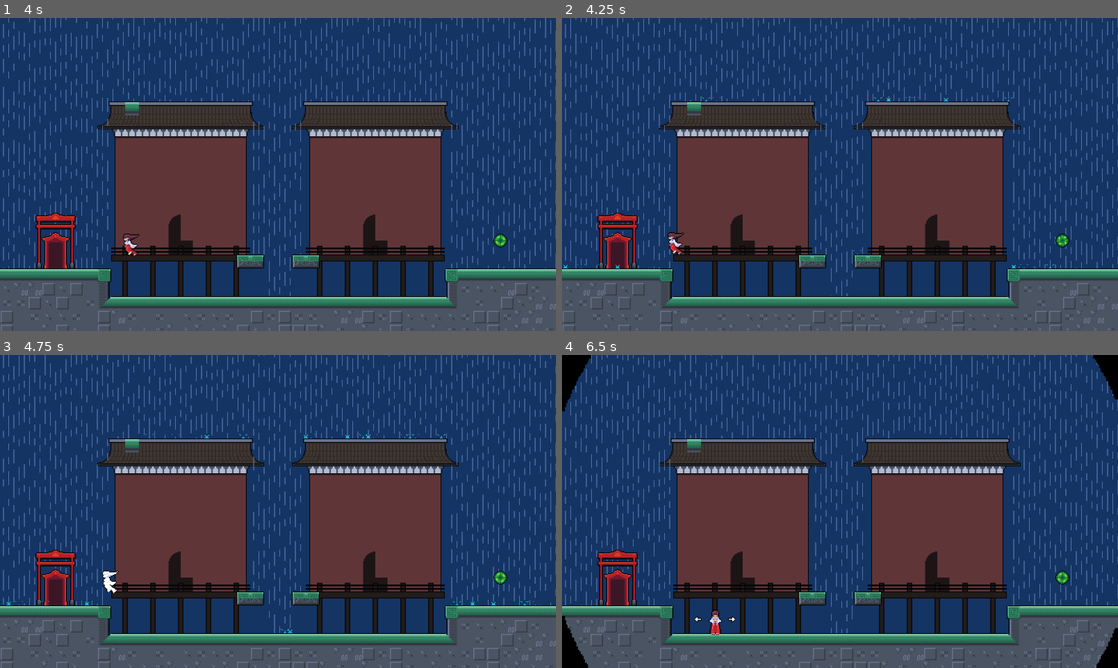
Above: before the commit, frames 1-4 (two rows, left to right).
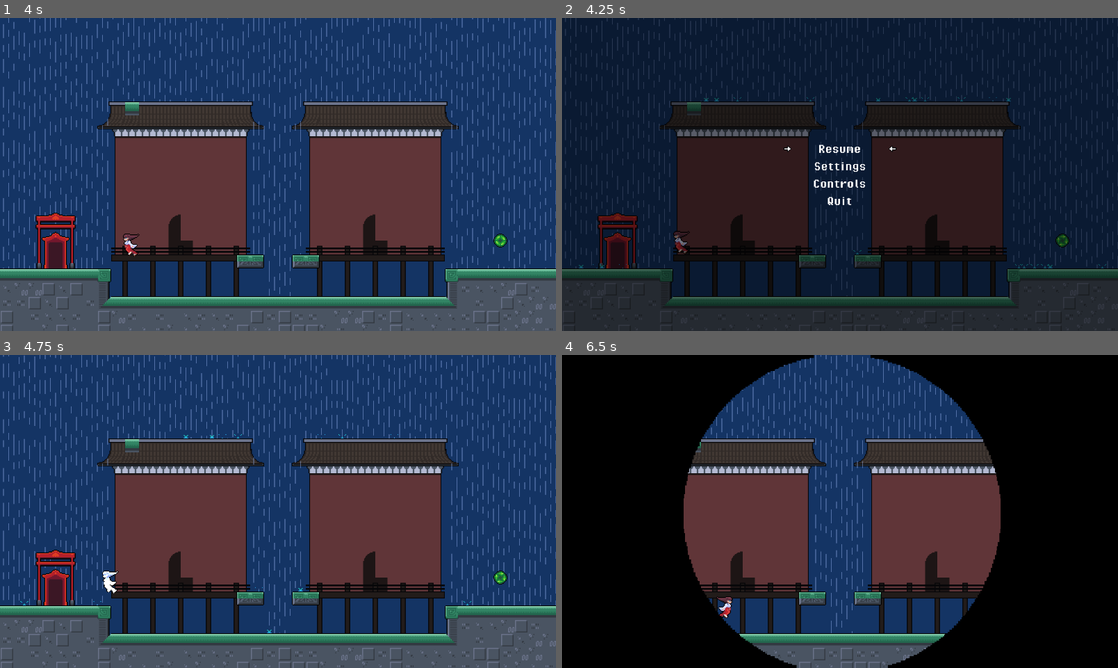
Above: after the commit, the same moments.

Repository: cassidyjames/amaya-maiden-of-the-storm
Game: Godot game, scene res://scenes/ident.tscn
Two runs of this game, one before a commit and one after it. Both use one fixed random seed, a clock stepped at 60 frames per second and the inputs below.
Inputs:
- Up to frame 1 (4 s): tap Enter at 0.5 s; hold Right (run_right) 0.53-1.28 s; hold C (change_wind) 0.53-1.28 s; tap X (jump) at 0.77, 0.8, 1.07, 1.35, 1.52, 1.82, 2.3, 3.02, 3.32 s; tap R (restart_level, bound only after the commit) at 1.25, 2, 3.5 s; hold Down (down) 1.28-2.03 s; tap C (change_wind) at 1.55, 2.85 s; hold Right (run_right) 2.03-2.78 s; hold C (change_wind) 2.03-2.78 s; hold Up (up) 2.78-3.53 s; hold Left (run_left) from 3.53 s (still down); hold X (jump) from 3.53 s (still down)
- Up to frame 2 (4.25 s): keep holding Left (run_left); keep holding X (jump); tap Escape (pause, bound only after the commit) at 4.15 s
- Up to frame 3 (4.75 s): keep holding Left (run_left); release X (jump) at 4.28 s; tap C (change_wind) at 4.35 s; tap X (jump) at 4.52 s
- Up to frame 4 (6.5 s): tap X (jump) at 4.82, 5.3, 5.85, 6.02, 6.32 s; tap F12 (rebind_all, bound only after the commit) at 4.9 s; release Left (run_left) at 5.03 s; hold Down (down) 5.03-5.78 s; hold C (change_wind) 5.03-5.78 s; tap R (restart_level, bound only after the commit) at 5.65 s; hold Right (run_right) from 5.78 s (still down); tap C (change_wind) at 6.05 s

Frame 1 is identical in both runs. In frame 2, 94% of the frame differs, in the area x 0-100%, y 0-100%; in frame 3, 5.3%; in frame 4, 54%.

Commit message:
Add pause screen

Diff:
--- /dev/null
+++ b/game/default_bus_layout.tres
@@ -0,0 +1,27 @@
+[gd_resource type="AudioBusLayout" format=3 uid="uid://sowvgp6ohkus"]
+
+[resource]
+bus/1/name = &"SFX"
+bus/1/solo = false
+bus/1/mute = false
+bus/1/bypass_fx = false
+bus/1/volume_db = 0.0
+bus/1/send = &"Master"
+bus/2/name = &"BGM"
+bus/2/solo = false
+bus/2/mute = false
+bus/2/bypass_fx = false
+bus/2/volume_db = 0.0
+bus/2/send = &"Master"
+bus/3/name = &"AMB"
+bus/3/solo = false
+bus/3/mute = false
+bus/3/bypass_fx = false
+bus/3/volume_db = 0.0
+bus/3/send = &"Master"
+bus/4/name = &"UI"
+bus/4/solo = false
+bus/4/mute = false
+bus/4/bypass_fx = false
+bus/4/volume_db = 0.0
+bus/4/send = &"Master"
--- /dev/null
+++ b/game/objects/ui/key_mapping.gd
@@ -0,0 +1,13 @@
+extends Control
+
+@onready var label_action : Label = $Label_Action
+@onready var label_key : Label = $Label_Key
+
+var action : String
+
+func set_action(action : String, name : String) -> void:
+	label_action.text = name
+	self.action = action
+
+func set_key(key : String) -> void:
+	label_key.text = key
--- /dev/null
+++ b/game/objects/ui/key_mapping.tscn
@@ -0,0 +1,39 @@
+[gd_scene load_steps=4 format=3 uid="uid://c5brbcp12iav8"]
+
+[ext_resource type="FontFile" uid="uid://dh6jcd5ewh62v" path="res://fonts/PixelOperator-Bold.ttf" id="1_1pp38"]
+[ext_resource type="Script" path="res://objects/ui/key_mapping.gd" id="1_jkbpm"]
+[ext_resource type="FontFile" uid="uid://bxolryalqsocr" path="res://fonts/PixelOperator.ttf" id="2_at1mc"]
+
+[node name="KeyMapping" type="Control"]
+custom_minimum_size = Vector2(200, 20)
+layout_mode = 3
+anchors_preset = 15
+anchor_right = 1.0
+anchor_bottom = 1.0
+offset_right = -1080.0
+offset_bottom = -700.0
+grow_horizontal = 2
+grow_vertical = 2
+script = ExtResource("1_jkbpm")
+
+[node name="Label_Action" type="Label" parent="."]
+texture_filter = 1
+custom_minimum_size = Vector2(120, 20)
+layout_mode = 0
+offset_right = 120.0
+offset_bottom = 19.0
+theme_override_fonts/font = ExtResource("1_1pp38")
+theme_override_font_sizes/font_size = 16
+text = "Move Left"
+
+[node name="Label_Key" type="Label" parent="."]
+texture_filter = 1
+custom_minimum_size = Vector2(80, 20)
+layout_mode = 0
+offset_left = 120.0
+offset_right = 200.0
+offset_bottom = 20.0
+theme_override_fonts/font = ExtResource("2_at1mc")
+theme_override_font_sizes/font_size = 16
+text = "Backspace"
+horizontal_alignment = 2
--- /dev/null
+++ b/game/objects/ui/keybinding_screen.gd
@@ -0,0 +1,68 @@
+extends Control
+
+const _KeyMapping : PackedScene = preload("res://objects/ui/key_mapping.tscn")
+
+@onready var vbox_actions : VBoxContainer = $VBox_Actions
+@onready var label_prompt : Label = $Label_Prompt
+@onready var arrow : TextureRect = $Arrow
+
+enum State {INACTIVE, ACTIVE, BINDING}
+
+var current_state : int = State.ACTIVE
+var rebinding_action : String
+var cursor_index : int = 0
+var rebind_hold : float = 0.0
+var rebind_done : bool = false
+
+signal closed
+
+func _input(event : InputEvent) -> void:
+	match current_state:
+		State.ACTIVE:
+			if event.is_action_pressed("jump"):
+				rebinding_action = vbox_actions.get_child(cursor_index).action
+				label_prompt.text = "Press a button for " + Settings.ACTION_NAMES[rebinding_action] + "..."
+				vbox_actions.get_child(cursor_index).set_key("...")
+				current_state = State.BINDING
+			elif event.is_action_pressed("up"):
+				cursor_index = wrapi(cursor_index - 1, 0, vbox_actions.get_child_count())
+				arrow.position.y = 100 + (20 * cursor_index)
+			elif event.is_action_pressed("down"):
+				cursor_index = wrapi(cursor_index + 1, 0, vbox_actions.get_child_count())
+				arrow.position.y = 100 + (20 * cursor_index)
+			elif event.is_action_pressed("change_wind"):
+				current_state = State.INACTIVE
+				emit_signal("closed")
+				get_viewport().set_input_as_handled()
+
+		State.BINDING:
+			if event is InputEventKey and event.is_pressed():
+				Settings.apply_keybinding(rebinding_action, event.physical_keycode)
+				Settings.save_config()
+				var key_name : String = OS.get_keycode_string(Settings.mappings[rebinding_action])
+				vbox_actions.get_child(cursor_index).set_key(key_name)
+				label_prompt.text = "Hold F12 to reset all bindings."
+				current_state = State.ACTIVE
+
+func _process(delta : float) -> void:
+	if Input.is_action_pressed("rebind_all") and current_state == State.ACTIVE:
+		rebind_hold += delta
+	else:
+		rebind_hold = 0.0
+		rebind_done = false
+	if rebind_hold >= 1.0 and !rebind_done:
+		Settings.reset_key_bindings()
+		for child in vbox_actions.get_children():
+			var key_name : String = OS.get_keycode_string(Settings.mappings[child.action])
+			child.set_key(key_name)
+		label_prompt.text = "All bindings reset to default."
+		rebind_done = true
+
+func _ready() -> void:
+	for action in Settings.ACTIONS:
+		var mapping : Control = _KeyMapping.instantiate()
+		vbox_actions.add_child(mapping)
+		var action_name : String = Settings.ACTION_NAMES[action]
+		var key_name : String = OS.get_keycode_string(Settings.mappings[action])
+		mapping.set_action(action, action_name)
+		mapping.set_key(key_name)
--- /dev/null
+++ b/game/objects/ui/keybinding_screen.tscn
@@ -0,0 +1,59 @@
+[gd_scene load_steps=4 format=3 uid="uid://b8cew3hyur8ef"]
+
+[ext_resource type="Script" path="res://objects/ui/keybinding_screen.gd" id="1_0e2jm"]
+[ext_resource type="FontFile" uid="uid://bxolryalqsocr" path="res://fonts/PixelOperator.ttf" id="1_h5gkn"]
+[ext_resource type="Texture2D" uid="uid://c558hu4ho21oe" path="res://sprites/arrow.png" id="3_rhxln"]
+
+[node name="KeybindingScreen" type="Control"]
+custom_minimum_size = Vector2(640, 360)
+layout_mode = 3
+anchors_preset = 15
+anchor_right = 1.0
+anchor_bottom = 1.0
+offset_right = -640.0
+offset_bottom = -360.0
+grow_horizontal = 2
+grow_vertical = 2
+script = ExtResource("1_0e2jm")
+
+[node name="VBox_Actions" type="VBoxContainer" parent="."]
+custom_minimum_size = Vector2(200, 160)
+layout_mode = 1
+anchors_preset = 8
+anchor_left = 0.5
+anchor_top = 0.5
+anchor_right = 0.5
+anchor_bottom = 0.5
+offset_left = -100.0
+offset_top = -80.0
+offset_right = 100.0
+offset_bottom = 80.0
+grow_horizontal = 2
+grow_vertical = 2
+theme_override_constants/separation = 0
+
+[node name="Label_Prompt" type="Label" parent="."]
+texture_filter = 1
+layout_mode = 1
+anchors_preset = 12
+anchor_top = 1.0
+anchor_right = 1.0
+anchor_bottom = 1.0
+offset_top = -19.0
+grow_horizontal = 2
+grow_vertical = 0
+theme_override_fonts/font = ExtResource("1_h5gkn")
+theme_override_font_sizes/font_size = 16
+text = "Hold F12 to reset all bindings."
+horizontal_alignment = 1
+
+[node name="Arrow" type="TextureRect" parent="."]
+texture_filter = 1
+custom_minimum_size = Vector2(20, 20)
+layout_mode = 0
+offset_left = 190.0
+offset_top = 100.0
+offset_right = 210.0
+offset_bottom = 120.0
+texture = ExtResource("3_rhxln")
+stretch_mode = 3
--- /dev/null
+++ b/game/objects/ui/pause_screen.gd
@@ -0,0 +1,56 @@
+extends Control
+
+const _SettingsScreen : PackedScene = preload("res://objects/ui/settings_screen.tscn")
+const _ControlsScreen : PackedScene = preload("res://objects/ui/keybinding_screen.tscn")
+
+@onready var vbox_buttons : VBoxContainer = $VBox_Buttons
+@onready var cursor : Control = $Cursor
+
+enum State {ACTIVE, SUBMENU}
+
+var subscreen : Control
+var cursor_index : int = 0
+var current_state : int = State.ACTIVE
+
+func move_cursor(change : int) -> void:
+	cursor_index = wrapi(cursor_index + change, 0, vbox_buttons.get_child_count())
+	cursor.position.y = 142 + (cursor_index * 20)
+
+func goto_submenu(scene : PackedScene) -> void:
+	subscreen = scene.instantiate()
+	add_child(subscreen)
+	subscreen.closed.connect(_on_subscreen_closed)
+	subscreen.position = Vector2(0, 0)
+	vbox_buttons.hide()
+	cursor.hide()
+	current_state = State.SUBMENU
+
+func _on_subscreen_closed() -> void:
+	subscreen.queue_free()
+	subscreen = null
+	vbox_buttons.show()
+	cursor.show()
+	current_state = State.ACTIVE
+
+func _input(event : InputEvent) -> void:
+	if current_state != State.ACTIVE:
+		return
+	if event.is_action_pressed("up"):
+		move_cursor(-1)
+	elif event.is_action_pressed("down"):
+		move_cursor(1)
+	elif event.is_action_pressed("change_wind"):
+		get_viewport().set_input_as_handled()
+		get_tree().paused = false
+		queue_free()
+	elif event.is_action_pressed("jump"):
+		match cursor_index:
+			0:
+				get_tree().paused = false
+				queue_free()
+			1:
+				goto_submenu(_SettingsScreen)
+			2:
+				goto_submenu(_ControlsScreen)
+			3:
+				get_tree().quit()
--- /dev/null
+++ b/game/objects/ui/pause_screen.tscn
@@ -0,0 +1,105 @@
+[gd_scene load_steps=4 format=3 uid="uid://dwg3ia150ocqb"]
+
+[ext_resource type="FontFile" uid="uid://dh6jcd5ewh62v" path="res://fonts/PixelOperator-Bold.ttf" id="1_jchgq"]
+[ext_resource type="Script" path="res://objects/ui/pause_screen.gd" id="1_v086a"]
+[ext_resource type="Texture2D" uid="uid://c558hu4ho21oe" path="res://sprites/arrow.png" id="2_pjjlq"]
+
+[node name="PauseScreen" type="Control"]
+process_mode = 3
+custom_minimum_size = Vector2(640, 360)
+layout_mode = 3
+anchors_preset = 15
+anchor_right = 1.0
+anchor_bottom = 1.0
+offset_right = -640.0
+offset_bottom = -360.0
+grow_horizontal = 2
+grow_vertical = 2
+script = ExtResource("1_v086a")
+
+[node name="ColorRect" type="ColorRect" parent="."]
+layout_mode = 1
+anchors_preset = 15
+anchor_right = 1.0
+anchor_bottom = 1.0
+grow_horizontal = 2
+grow_vertical = 2
+color = Color(0, 0, 0, 0.501961)
+
+[node name="VBox_Buttons" type="VBoxContainer" parent="."]
+layout_mode = 1
+anchors_preset = 8
+anchor_left = 0.5
+anchor_top = 0.5
+anchor_right = 0.5
+anchor_bottom = 0.5
+offset_left = -75.0
+offset_top = -38.0
+offset_right = 75.0
+offset_bottom = 38.0
+grow_horizontal = 2
+grow_vertical = 2
+
+[node name="Resume" type="Label" parent="VBox_Buttons"]
+texture_filter = 1
+custom_minimum_size = Vector2(150, 0)
+layout_mode = 2
+theme_override_constants/line_spacing = 0
+theme_override_fonts/font = ExtResource("1_jchgq")
+text = "Resume"
+horizontal_alignment = 1
+
+[node name="Settings" type="Label" parent="VBox_Buttons"]
+texture_filter = 1
+custom_minimum_size = Vector2(150, 0)
+layout_mode = 2
+theme_override_constants/line_spacing = 0
+theme_override_fonts/font = ExtResource("1_jchgq")
+text = "Settings"
+horizontal_alignment = 1
+
+[node name="Controls" type="Label" parent="VBox_Buttons"]
+texture_filter = 1
+custom_minimum_size = Vector2(150, 0)
+layout_mode = 2
+theme_override_constants/line_spacing = 0
+theme_override_fonts/font = ExtResource("1_jchgq")
+text = "Controls"
+horizontal_alignment = 1
+
+[node name="Exit" type="Label" parent="VBox_Buttons"]
+texture_filter = 1
+custom_minimum_size = Vector2(150, 0)
+layout_mode = 2
+theme_override_constants/line_spacing = 0
+theme_override_fonts/font = ExtResource("1_jchgq")
+text = "Quit"
+horizontal_alignment = 1
+
+[node name="Cursor" type="Control" parent="."]
+anchors_preset = 0
+offset_left = 245.0
+offset_top = 142.0
+offset_right = 395.0
+offset_bottom = 160.0
+
+[node name="ArrowLeft" type="TextureRect" parent="Cursor"]
+texture_filter = 1
+layout_mode = 0
+offset_left = 10.0
+offset_top = 5.0
+offset_right = 19.0
+offset_bottom = 14.0
+texture = ExtResource("2_pjjlq")
+stretch_mode = 4
+
+[node name="ArrowRight" type="TextureRect" parent="Cursor"]
+texture_filter = 1
+layout_mode = 0
+offset_left = 131.0
+offset_top = 5.0
+offset_right = 140.0
+offset_bottom = 14.0
+texture = ExtResource("2_pjjlq")
+stretch_mode = 4
+flip_h = true
--- /dev/null
+++ b/game/objects/ui/settings_screen.gd
@@ -0,0 +1,94 @@
+extends Control
+
+const _KeyMapping : PackedScene = preload("res://objects/ui/key_mapping.tscn")
+
+@onready var vbox_settings : VBoxContainer = $VBox_Settings
+@onready var arrow : TextureRect = $Arrow
+
+enum State {INACTIVE, ACTIVE}
+
+var current_state : int = State.ACTIVE
+var rebinding_action : String
+var cursor_index : int = 0
+var rebind_hold : float = 0.0
+var rebind_done : bool = false
+
+signal closed
+
+func add_boolean_option(label : String, action : String, value : bool) -> void:
+	var mapping : Control = _KeyMapping.instantiate()
+	vbox_settings.add_child(mapping)
+	mapping.set_action(action, label)
+	mapping.set_key("On" if value else "Off")
+
+func add_volume_option(label : String, action : String, value : float) -> void:
+	var mapping : Control = _KeyMapping.instantiate()
+	vbox_settings.add_child(mapping)
+	mapping.set_action(action, label)
+	mapping.set_key(str(int(value * 100.0)) + "%")
+
+func handle_button_pressed() -> void:
+	var action : String = vbox_settings.get_child(cursor_index).action
+	match action:
+		"fullscreen":
+			Settings.fullscreen = !Settings.fullscreen
+			Settings.apply_config()
+			Settings.save_config()
+			vbox_settings.get_child(cursor_index).set_key("On" if Settings.fullscreen else "Off")
+		"show_mouse_cursor":
+			Settings.show_mouse_cursor = !Settings.show_mouse_cursor
+			Settings.apply_config()
+			Settings.save_config()
+			vbox_settings.get_child(cursor_index).set_key("On" if Settings.show_mouse_cursor else "Off")
+
+func handle_volume_change(change : float) -> void:
+	var action : String = vbox_settings.get_child(cursor_index).action
+	match action:
+		"bgm":
+			Settings.bgm_volume = clamp(Settings.bgm_volume + change, 0.0, 1.0)
+			Settings.apply_config()
+			Settings.save_config()
+			vbox_settings.get_child(cursor_index).set_key(str(int(Settings.bgm_volume * 100.0)) + "%")
+		"sfx":
+			Settings.sfx_volume = clamp(Settings.sfx_volume + change, 0.0, 1.0)
+			Settings.apply_config()
+			Settings.save_config()
+			vbox_settings.get_child(cursor_index).set_key(str(int(Settings.sfx_volume * 100.0)) + "%")
+		"amb":
+			Settings.amb_volume = clamp(Settings.amb_volume + change, 0.0, 1.0)
+			Settings.apply_config()
+			Settings.save_config()
+			vbox_settings.get_child(cursor_index).set_key(str(int(Settings.amb_volume * 100.0)) + "%")
+		"ui":
+			Settings.ui_volume = clamp(Settings.ui_volume + change, 0.0, 1.0)
+			Settings.apply_config()
+			Settings.save_config()
+			vbox_settings.get_child(cursor_index).set_key(str(int(Settings.ui_volume * 100.0)) + "%")
+
+func _input(event : InputEvent) -> void:
+	match current_state:
+		State.ACTIVE:
+			if event.is_action_pressed("up"):
+				cursor_index = wrapi(cursor_index - 1, 0, vbox_settings.get_child_count())
+				arrow.position.y = 120 + (20 * cursor_index)
+			elif event.is_action_pressed("down"):
+				cursor_index = wrapi(cursor_index + 1, 0, vbox_settings.get_child_count())
+				arrow.position.y = 120 + (20 * cursor_index)
+			elif event.is_action_pressed("jump"):
+				handle_button_pressed()
+			elif event.is_action_pressed("run_left"):
+				handle_volume_change(-0.1)
+			elif event.is_action_pressed("run_right"):
+				handle_volume_change(0.1)
+			elif event.is_action_pressed("change_wind"):
+				current_state = State.INACTIVE
+				emit_signal("closed")
+				get_viewport().set_input_as_handled()
+
+func _ready() -> void:
+	add_boolean_option("Fullscreen", "fullscreen", Settings.fullscreen)
+	add_boolean_option("Show Mouse Cursor", "show_mouse_cursor", Settings.show_mouse_cursor)
+	add_volume_option("BGM", "bgm", Settings.bgm_volume)
+	add_volume_option("SFX", "sfx", Settings.sfx_volume)
+	add_volume_option("AMB", "amb", Settings.amb_volume)
+	add_volume_option("UI", "ui", Settings.ui_volume)
--- /dev/null
+++ b/game/objects/ui/settings_screen.tscn
@@ -0,0 +1,43 @@
+[gd_scene load_steps=3 format=3 uid="uid://bdk1y2sk6n1bh"]
+
+[ext_resource type="Script" path="res://objects/ui/settings_screen.gd" id="1_dbchv"]
+[ext_resource type="Texture2D" uid="uid://c558hu4ho21oe" path="res://sprites/arrow.png" id="3_wm4jn"]
+
+[node name="SettingsScreen" type="Control"]
+custom_minimum_size = Vector2(640, 360)
+layout_mode = 3
+anchors_preset = 15
+anchor_right = 1.0
+anchor_bottom = 1.0
+offset_right = -640.0
+offset_bottom = -360.0
+grow_horizontal = 2
+grow_vertical = 2
+script = ExtResource("1_dbchv")
+
+[node name="VBox_Settings" type="VBoxContainer" parent="."]
+custom_minimum_size = Vector2(200, 120)
+layout_mode = 1
+anchors_preset = 8
+anchor_left = 0.5
+anchor_top = 0.5
+anchor_right = 0.5
+anchor_bottom = 0.5
+offset_left = -100.0
+offset_top = -60.0
+offset_right = 100.0
+offset_bottom = 60.0
+grow_horizontal = 2
+grow_vertical = 2
+theme_override_constants/separation = 0
+
+[node name="Arrow" type="TextureRect" parent="."]
+texture_filter = 1
+custom_minimum_size = Vector2(20, 20)
+layout_mode = 0
+offset_left = 190.0
+offset_top = 120.0
+offset_right = 210.0
+offset_bottom = 140.0
+texture = ExtResource("3_wm4jn")
+stretch_mode = 3
--- a/game/project.godot
+++ b/game/project.godot
@@ -10,10 +10,14 @@
 
 [application]
 
-config/name="Mikostorm"
+config/name="Amaya: Maiden of the Storm"
 run/main_scene="res://scenes/ident.tscn"
 config/features=PackedStringArray("4.0", "Forward Plus")
 config/icon="res://icon.svg"
+
+[autoload]
+
+Settings="*res://scripts/settings.gd"
 
 [display]
 
@@ -38,6 +42,21 @@
 "events": [Object(InputEventKey,"resource_local_to_scene":false,"resource_name":"","device":0,"window_id":0,"alt_pressed":false,"shift_pressed":false,"ctrl_pressed":false,"meta_pressed":false,"pressed":false,"keycode":0,"physical_keycode":88,"key_label":0,"unicode":0,"echo":false,"script":null)
 ]
 }
+change_wind={
+"deadzone": 0.5,
+"events": [Object(InputEventKey,"resource_local_to_scene":false,"resource_name":"","device":-1,"window_id":0,"alt_pressed":false,"shift_pressed":false,"ctrl_pressed":false,"meta_pressed":false,"pressed":false,"keycode":0,"physical_keycode":67,"key_label":0,"unicode":99,"echo":false,"script":null)
+]
+}
+pause={
+"deadzone": 0.5,
+"events": [Object(InputEventKey,"resource_local_to_scene":false,"resource_name":"","device":-1,"window_id":0,"alt_pressed":false,"shift_pressed":false,"ctrl_pressed":false,"meta_pressed":false,"pressed":false,"keycode":0,"physical_keycode":4194305,"key_label":0,"unicode":0,"echo":false,"script":null)
+]
+}
+restart_level={
+"deadzone": 0.5,
+"events": [Object(InputEventKey,"resource_local_to_scene":false,"resource_name":"","device":-1,"window_id":0,"alt_pressed":false,"shift_pressed":false,"ctrl_pressed":false,"meta_pressed":false,"pressed":false,"keycode":0,"physical_keycode":82,"key_label":0,"unicode":114,"echo":false,"script":null)
+]
+}
 up={
 "deadzone": 0.5,
 "events": [Object(InputEventKey,"resource_local_to_scene":false,"resource_name":"","device":-1,"window_id":0,"alt_press …(182 unchanged characters)…
@@ -48,9 +67,9 @@
 "events": [Object(InputEventKey,"resource_local_to_scene":false,"resource_name":"","device":-1,"window_id":0,"alt_press …(182 unchanged characters)…
 ]
 }
-change_wind={
+rebind_all={
 "deadzone": 0.5,
-"events": [Object(InputEventKey,"resource_local_to_scene":fa …(140 unchanged characters)… d":false,"keycode":0,"physical_keycode":67,"key_label":0,"unicode":99,"echo":false,"script":null)
+"events": [Object(InputEventKey,"resource_local_to_scene":fa …(140 unchanged characters)… d":false,"keycode":0,"physical_keycode":4194343,"key_label":0,"unicode":0,"echo":false,"script":null)
 ]
 }
 
--- a/game/scenes/game.gd
+++ b/game/scenes/game.gd
@@ -1,4 +1,6 @@
 extends Node
+
+const _PauseScreen : PackedScene = preload("res://objects/ui/pause_screen.tscn")
 
 const LEVELS : Array = [
 	preload("res://levels/level1.tscn"),
@@ -14,17 +16,23 @@
 var level : Node2D
 @onready var transition : Sprite2D = $Transition
 @onready var level_indicator : Node2D = $LevelIndicator
+@onready var canvas_layer : CanvasLayer = $CanvasLayer
+
+enum State {GAMEPLAY, NON_GAMEPLAY}
 
 var transition_amount : float = 0.0
 var current_level : int = 0
+var current_state : int = State.GAMEPLAY
 
 func start_level() -> void:
 	level = LEVELS[current_level].instantiate()
 	add_child(level)
 	var tween : Tween = create_tween()
 	tween.tween_property(self, "transition_amount", 1.0, 0.5)
+	current_state = State.GAMEPLAY
 
 func end_level() -> void:
+	current_state = State.NON_GAMEPLAY
 	var tween : Tween = create_tween()
 	tween.tween_property(self, "transition_amount", 0.0, 0.5)
 	await tween.finished
@@ -46,6 +54,14 @@
 	await get_tree().create_timer(0.5).timeout
 	start_level()
 
+func _input(event : InputEvent) -> void:
+	if current_state != State.GAMEPLAY:
+		return
+	if event.is_action_pressed("pause"):
+		var pause_screen : Control = _PauseScreen.instantiate()
+		canvas_layer.add_child(pause_screen)
+		get_tree().paused = true
+
 func _process(delta : float) -> void:
 	transition.material.set_shader_parameter("amount", transition_amount)
 
--- a/game/scenes/game.tscn
+++ b/game/scenes/game.tscn
@@ -27,3 +27,7 @@
 visible = false
 z_index = 1500
 position = Vector2(320, 180)
+
+[node name="CanvasLayer" type="CanvasLayer" parent="."]
+scale = Vector2(2, 2)
+transform = Transform2D(2, 0, 0, 2, 0, 0)
--- /dev/null
+++ b/game/scripts/settings.gd
@@ -0,0 +1,77 @@
+extends Node
+
+const CONFIG_PATH : String = "user://config.ini"
+const ACTIONS : Array = ["up", "down", "run_left", "run_right", "jump", "change_wind", "restart_level", "pause"]
+const ACTION_NAMES : Dictionary = {
+	"up": "Up", "down": "Down", "run_left": "Left", "run_right": "Right", "jump": "Jump/Confirm", "change_wind": "Change Wind/Cancel", "restart_level": "Restart Level", "pause": "Pause"
+}
+const DEFAULT_BINDINGS : Dictionary = {
+	"up": 4194320, "down": 4194322, "run_left": 4194319, "run_right": 4194321, "jump": 88, "change_wind": 67, "restart_level": 82, "pause": 4194305
+}
+
+var fullscreen : bool
+var show_mouse_cursor : bool
+var sfx_volume : float
+var bgm_volume : float
+var amb_volume : float
+var ui_volume : float
+var mappings : Dictionary
+
+var config : ConfigFile = ConfigFile.new()
+
+func change_bus_volume(bus_name : String, value : float) -> void:
+	var bus_index : int = AudioServer.get_bus_index(bus_name)
+	AudioServer.set_bus_volume_db(bus_index, linear_to_db(value))
+
+func apply_keybinding(action_name : String, keyboard_code : int) -> void:
+	InputMap.action_erase_events(action_name)
+	var event_key : InputEventKey = InputEventKey.new()
+	event_key.physical_keycode = keyboard_code
+	InputMap.action_add_event(action_name, event_key)
+	mappings[action_name] = keyboard_code
+
+func apply_config() -> void:
+	DisplayServer.window_set_mode(DisplayServer.WINDOW_MODE_FULLSCREEN if fullscreen else DisplayServer.WINDOW_MODE_WINDOWED)
+	Input.mouse_mode = Input.MOUSE_MODE_VISIBLE if show_mouse_cursor else Input.MOUSE_MODE_HIDDEN
+	change_bus_volume("SFX", sfx_volume)
+	change_bus_volume("BGM", bgm_volume)
+	change_bus_volume("AMB", amb_volume)
+	change_bus_volume("UI", ui_volume)
+	for action in ACTIONS:
+		apply_keybinding(action, mappings[action])
+
+func set_mappings_from_input_map() -> void:
+	for action in ACTIONS:
+		var event : InputEventKey = InputMap.action_get_events(action)[0]
+		var keycode : int = config.get_value("controls", action, event.physical_keycode)
+		mappings[action] = keycode
+
+func reset_key_bindings() -> void:
+	mappings = DEFAULT_BINDINGS.duplicate()
+	Settings.save_config()
+
+func save_config() -> void:
+	config.load(CONFIG_PATH)
+	config.set_value("graphics", "fullscreen", fullscreen)
+	config.set_value("graphics", "show_mouse_cursor", show_mouse_cursor)
+	config.set_value("audio", "sfx_volume", sfx_volume)
+	config.set_value("audio", "bgm_volume", bgm_volume)
+	config.set_value("audio", "amb_volume", amb_volume)
+	config.set_value("audio", "ui_volume", ui_volume)
+	for action in ACTIONS:
+		config.set_value("controls", action, mappings[action])
+	config.save(CONFIG_PATH)
+
+func load_config() -> void:
+	config.load(CONFIG_PATH)
+	fullscreen = config.get_value("graphics", "fullscreen", false)
+	show_mouse_cursor = config.get_value("graphics", "show_mouse_cursor", false)
+	sfx_volume = config.get_value("audio", "sfx_volume", 1.0)
+	bgm_volume = config.get_value("audio", "bgm_volume", 1.0)
+	amb_volume = config.get_value("audio", "amb_volume", 1.0)
+	ui_volume = config.get_value("audio", "ui_volume", 1.0)
+	set_mappings_from_input_map()
+
+func _ready() -> void:
+	load_config()
+	apply_config()
Binary file added: game/fonts/PixelOperator-Bold.ttf
Not shown, added: game/fonts/PixelOperator-Bold.ttf.import
Binary file added: game/fonts/PixelOperator.ttf
Not shown, added: game/fonts/PixelOperator.ttf.import
